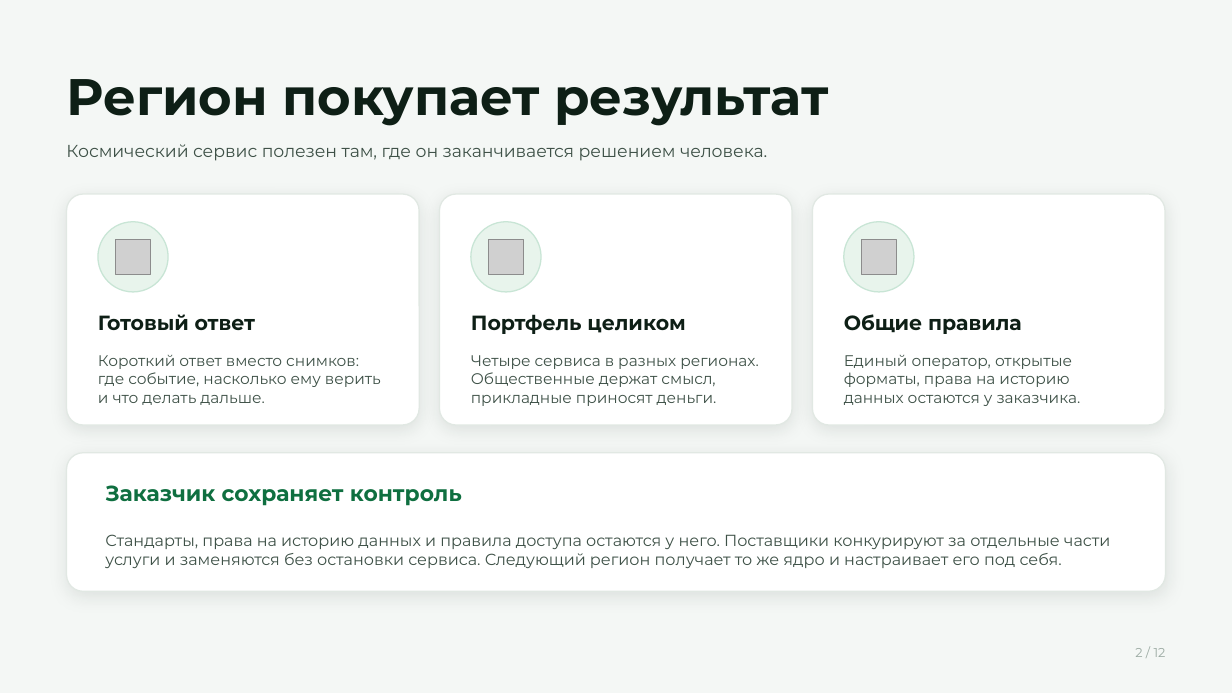
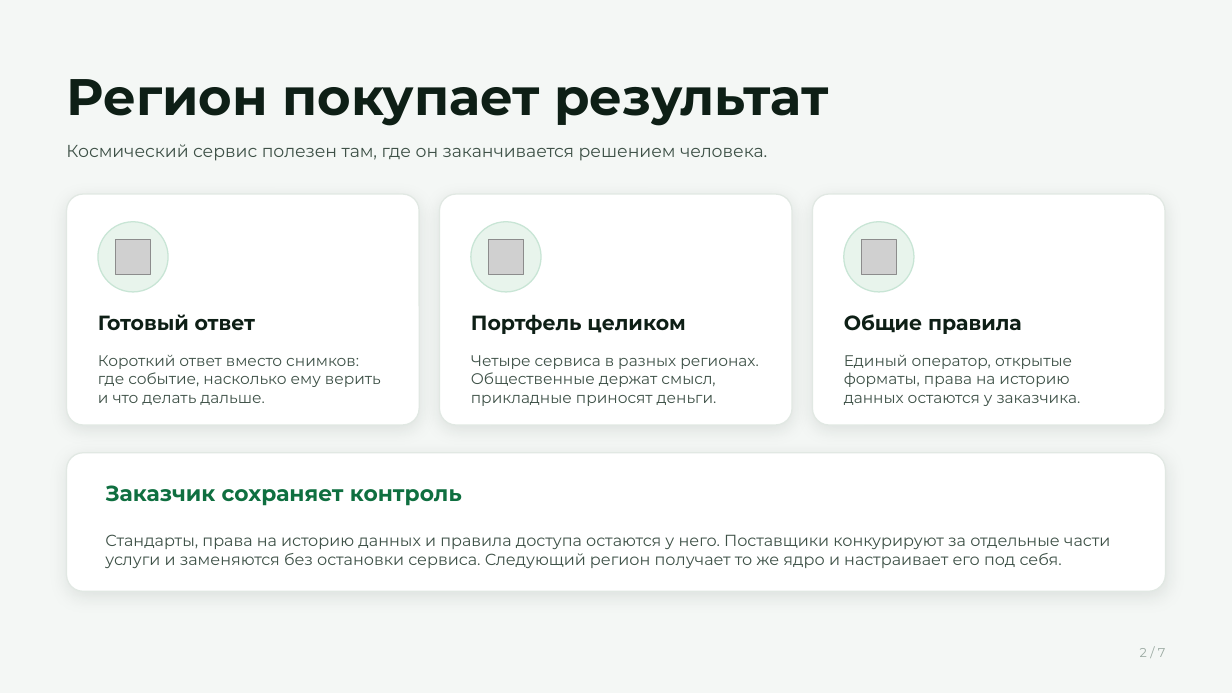
Before and after one commit to pmixay/hackathon-1109, a slide deck: slide 2 of docs/presentation/kosmo-deck.pptx. Drawn at 1232x693 pixels with LibreOffice and Linux fonts; fonts in the diff are those of the drawing; grey boxes stand for pictures. Boxes give left, top, right and bottom in pixels: in the first picture for what was removed or moved away, otherwise in the second. Text is boxed around its words. In the diff, an @@ line names an element or a change of style, - is before the commit and + after.

```diff
--- a/docs/presentation/kosmo-deck.pptx
+++ b/docs/presentation/kosmo-deck.pptx
@@ text at (1140, 648, 1166, 657): text changed @@
-2 / 12
+2 / 7
```
Also in this commit, not shown: 7 other slides changed, 2 slides added, 3 slides removed, 23 other files.
